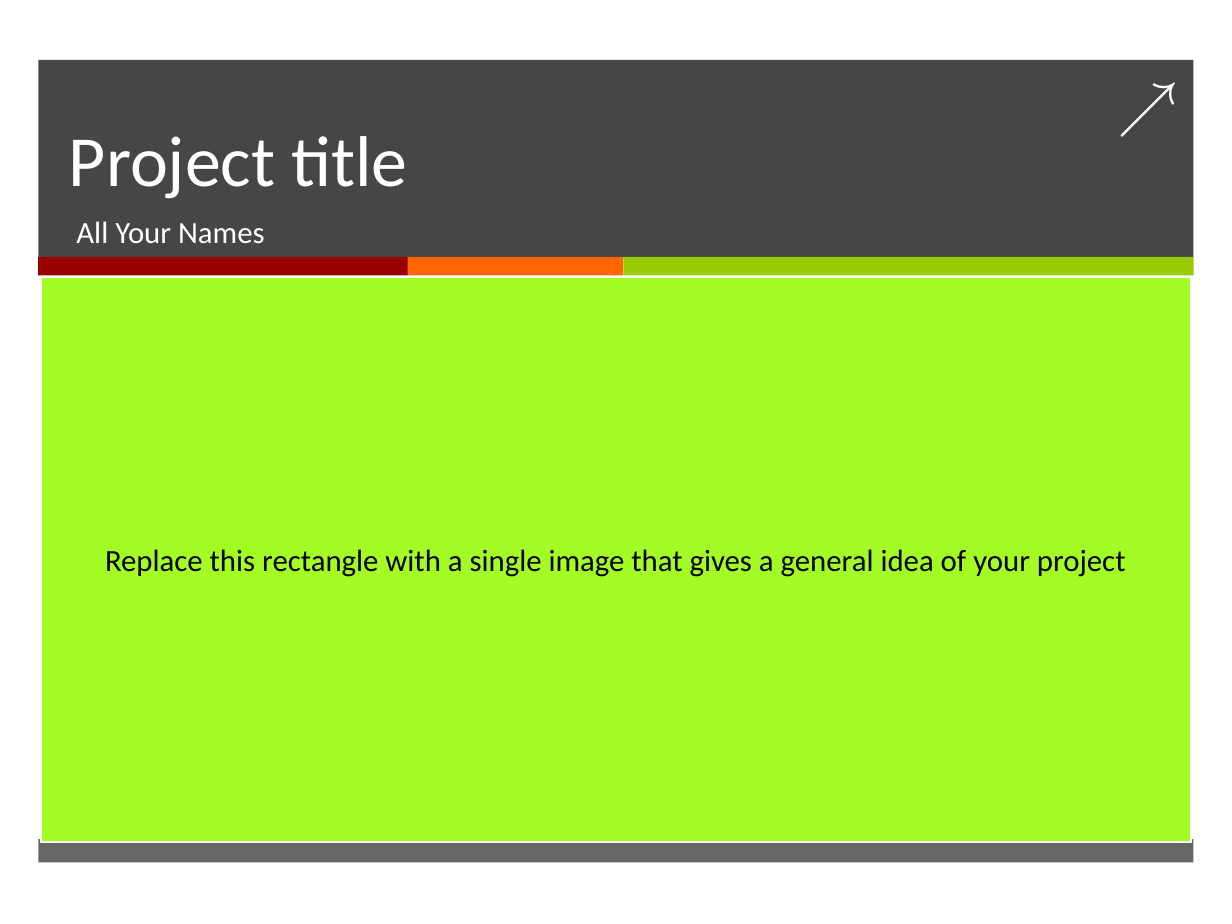
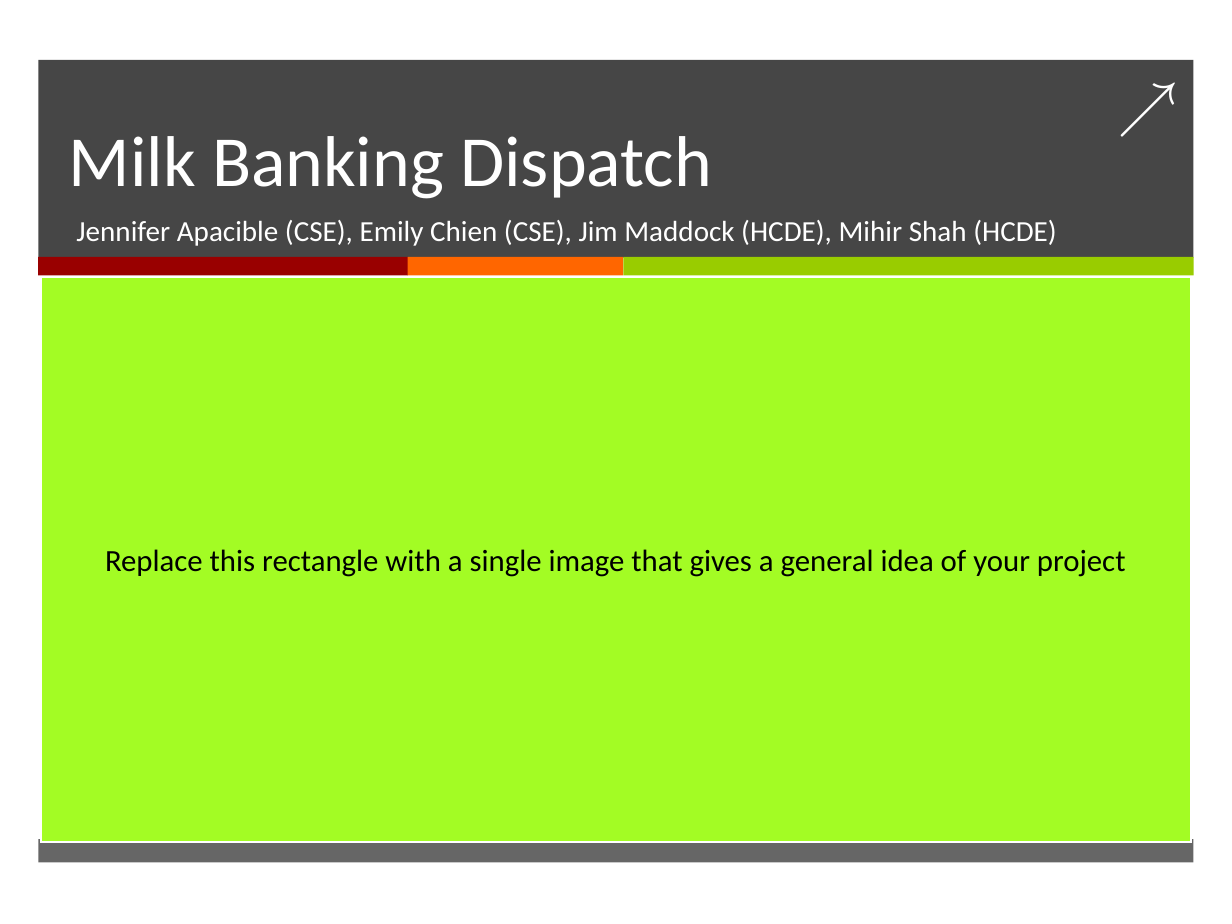
Before and after one commit to japacible/milk-banking-dispatch, a slide deck: slide 1 of presentations/ProjectPresentation-template_13wi.ppt. Drawn at 1232x924 pixels with LibreOffice and Linux fonts; fonts in the diff are those of the drawing. Boxes give left, top, right and bottom in pixels: in the first picture for what was removed or moved away, otherwise in the second. Text is boxed around its words. In the diff, an @@ line names an element or a change of style, - is before the commit and + after.

Commit message:
Title

```diff
--- a/presentations/ProjectPresentation-template_13wi.ppt
+++ b/presentations/ProjectPresentation-template_13wi.ppt
@@ title at (69, 136, 712, 199): text changed @@
-Project title
+Milk Banking Dispatch
@@ subtitle at (76, 220, 1056, 246): text changed; size 18 to 17 pt @@
-All Your Names
+Jennifer Apacible (CSE), Emily Chien (CSE), Jim Maddock (HCDE), Mihir Shah (HCDE)
```
